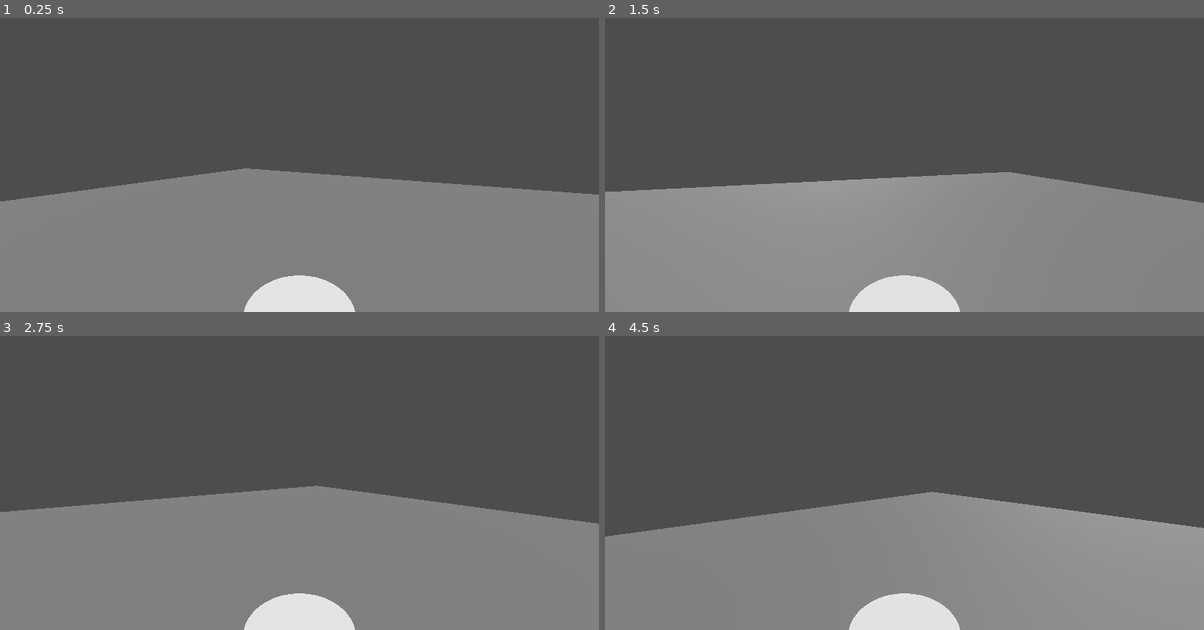
Above: before the commit, frames 1-4 (two rows, left to right).
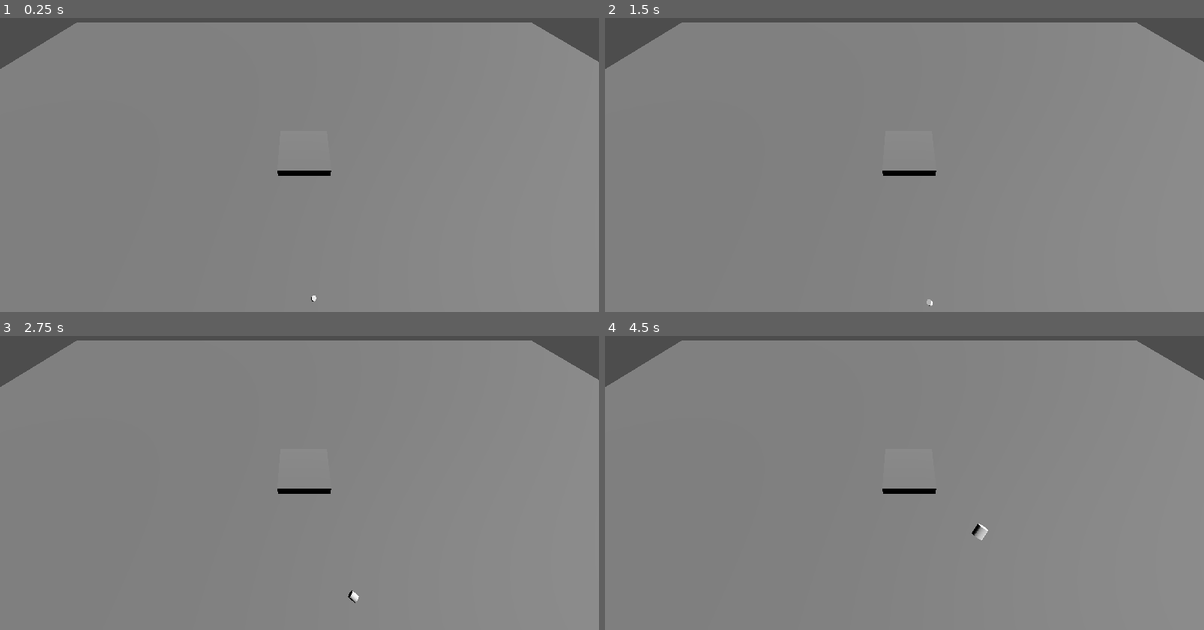
Above: after the commit, the same moments.

Repository: farrellfoobar/GrappleGame
Game: Godot game, scene res://main.tscn
Two runs of this game, one before a commit and one after it. Both use one fixed random seed, a clock stepped at 60 frames per second and the inputs below.
Inputs (mouse positions are in pixels of both pictures, inside the frame that each line leads up to):
- Up to frame 1 (0.25 s): no input
- Up to frame 2 (1.5 s): tap Enter (ui_accept) at 0.5, 0.77, 0.8, 1.07, 1.35 s; move the mouse to (1036, 126) at 0.52 s; hold D (move_right) 0.53-1.28 s; click (1036, 126) at 0.6 s; move the mouse to (784, 162) at 1.27 s; hold S (move_back) from 1.28 s (still down)
- Up to frame 3 (2.75 s): tap Enter (ui_accept) at 1.52, 1.82, 2.3 s; click (179, 480) at 1.55 s; move the mouse to (359, 388) at 2.02 s; release S (move_back) at 2.03 s; hold D (move_right) from 2.03 s (still down); click (359, 388) at 2.1 s
- Up to frame 4 (4.5 s): move the mouse to (874, 530) at 2.77 s; release D (move_right) at 2.78 s; hold W (move_forward) 2.78-3.53 s; click (874, 530) at 2.85 s; tap Enter (ui_accept) at 3.02, 3.32, 3.6, 3.77, 4.07 s; move the mouse to (1084, 512) at 3.52 s; hold A (move_left) from 3.53 s (still down); move the mouse to (724, 412) at 4.27 s; click (724, 412) at 4.35 s

The runs differ from the first frame. In frame 1, 55% of the frame differs, in the area x 0-100%, y 1-100%; in frame 2, 55%; in frame 3, 55%; in frame 4, 58%.

Commit message:
working but entirely too elastic grapple, WIP

Diff:
--- a/main.tscn
+++ b/main.tscn
@@ -6,7 +6,19 @@
 size = Vector3(60, 2, 60)
 
 [sub_resource type="BoxMesh" id="BoxMesh_kyuva"]
-size = Vector3(60, 2, 60)
+size = Vector3(600, 2, 600)
+
+[sub_resource type="SphereShape3D" id="SphereShape3D_f0dxa"]
+
+[sub_resource type="SphereMesh" id="SphereMesh_hkjsm"]
+
+[sub_resource type="BoxShape3D" id="BoxShape3D_6cdip"]
+
+[sub_resource type="BoxMesh" id="BoxMesh_nhfqf"]
+
+[sub_resource type="StandardMaterial3D" id="StandardMaterial3D_2nre2"]
+metallic = 1.0
+metallic_specular = 1.0
 
 [node name="Main" type="Node"]
 
@@ -25,5 +37,24 @@
 [node name="Player" parent="." instance=ExtResource("1_k6bmw")]
 transform = Transform3D(1, 0, 0, 0, 1, 0, 0, 0, 1, 0, 2.1, 0)
 
-[node name="Camera3D" type="Camera3D" parent="Player"]
-transform = Transform3D(-1, 0, -8.74228e-08, 0, 1, 0, 8.74228e-08, 0, -1, 0, 4, -4)
+[node name="grapple_target" type="CollisionShape3D" parent="Player"]
+auto_translate_mode = 2
+transform = Transform3D(1, 0, 0, 0, 1, 0, 0, 0, 1, -3.29433, 142.338, 5.64791)
+top_level = true
+shape = SubResource("SphereShape3D_f0dxa")
+
+[node name="MeshInstance3D" type="MeshInstance3D" parent="Player/grapple_target"]
+transform = Transform3D(1, 0, 0, 0, 1, 0, 0, 0, 1, 0, -43.6054, 0)
+mesh = SubResource("SphereMesh_hkjsm")
+
+[node name="CollisionShape3D" type="CollisionShape3D" parent="."]
+transform = Transform3D(1, 0, 0, 0, 1, 0, 0, 0, 1, -3.29433, 140.456, 5.64791)
+shape = SubResource("BoxShape3D_6cdip")
+
+[node name="MeshInstance3D" type="MeshInstance3D" parent="CollisionShape3D"]
+transform = Transform3D(5, 0, 0, 0, 1, 0, 0, 0, 5, 0, -40.6984, 0)
+mesh = SubResource("BoxMesh_nhfqf")
+surface_material_override/0 = SubResource("StandardMaterial3D_2nre2")
+
+[node name="Camera3D" type="Camera3D" parent="."]
+transform = Transform3D(-4.37114e-08, -0.761538, 0.64812, 0, 0.64812, 0.761538, -1, 3.32879e-08, -2.83302e-08, 10.5125, 117.292, 6.0951)
--- a/project.godot
+++ b/project.godot
@@ -47,3 +47,8 @@
 "events": [Object(InputEventKey,"resource_local_to_scene":false,"resource_name":"","device":-1,"window_id":0,"alt_press …(191 unchanged characters)…
 ]
 }
+grapple={
+"deadzone": 0.5,
+"events": [Object(InputEventMouseButton,"resource_local_to_scene":false,"resource_name":"","device":-1,"window_id":0,"alt_pressed":false,"shift_pressed":false,"ctrl_pressed":false,"meta_pressed":false,"button_mask":0,"position":Vector2(0, 0),"global_position":Vector2(0, 0),"factor":1.0,"button_index":1,"canceled":false,"pressed":false,"double_click":false,"script":null)
+]
+}
--- a/src/player.gd
+++ b/src/player.gd
@@ -2,13 +2,11 @@
 
 
 const SPEED = 5.0
-const JUMP_VELOCITY = 4.5
+const JUMP_VELOCITY = 40
 const SENSITIVITY = 0.01
 
 var player: Node3D
 
-var mouse_x = 0
-var mouse_last_x = 0
 
 func _enter_tree() -> void:
 	player = get_node(".")
@@ -17,17 +15,53 @@
 	impart_gravity(delta)
 	do_look_direction_change()
 	impart_velocity_from_inputs()
+	impart_velocity_from_grapple(delta)
 	move_and_slide() # tell godot to handle the physics
 
+var mouse_x: int      = 0
+var mouse_last_x: int = 0
+var mouse_y: int      = 0
+var mouse_last_y: int = 0
 func do_look_direction_change() -> void:
 	mouse_last_x = mouse_x
+	mouse_last_y = mouse_y
 	mouse_x = get_viewport().get_mouse_position().x
-	var mouse_delta = mouse_last_x - mouse_x
-	player.rotate(Vector3(0, 1, 0), mouse_delta*SENSITIVITY)
+	mouse_y = get_viewport().get_mouse_position().y
+	var mouse_x_delta: int = mouse_last_x - mouse_x
+	var mouse_y_delta: int = mouse_last_y - mouse_y
+	player.rotate(Vector3(0, 1, 0), mouse_x_delta*SENSITIVITY)
+	player.rotate_object_local(Vector3(1, 0, 0), mouse_y_delta*SENSITIVITY)
 
 func impart_velocity_from_inputs() -> void:
 	impart_jump()
 	impart_cardinal_movement()
+
+var is_grappled: bool          = false
+var grapple_rest_length: float = 0
+var grapple_extension: float   = 0
+var pull_vector: Vector3
+var tension_force: Vector3
+func impart_velocity_from_grapple(delta: float) -> void:
+	if(is_grappled):
+		pull_vector = get_grapple_path().normalized()
+		grapple_extension = get_grapple_path().length() - grapple_rest_length
+		if(grapple_extension > 0):
+			tension_force = get_grapple_path() * (get_gravity().length()/get_grapple_path().length())
+			tension_force = tension_force * (1 + sin(pull_vector.angle_to(get_gravity())))
+			#print("t, e: ", tension_force.y, ", ", grapple_extension, ", ", grapple_rest_length)
+			velocity += tension_force * delta * grapple_extension
+
+	if Input.is_action_just_pressed("grapple"):
+		grapple_rest_length = get_grapple_path().length()
+		is_grappled = true
+
+	if Input.is_action_just_released("grapple"):
+		is_grappled = false
+
+
+func get_grapple_path() -> Vector3:
+	var grapple_target: Vector3 = get_node("grapple_target").global_position;
+	return grapple_target - player.global_position
 
 func impart_gravity(delta: float):
 	if not is_on_floor():
@@ -35,15 +69,15 @@
 
 func impart_jump():
 	if Input.is_action_just_pressed("ui_accept") and is_on_floor():
-		velocity.y = JUMP_VELOCITY
+		velocity.y += JUMP_VELOCITY
 
 func impart_cardinal_movement():
 	var input_dir := Input.get_vector("move_left", "move_right", "move_back", "move_forward")
 	var direction := (player.transform.basis * Vector3(-input_dir.x, 0, input_dir.y)).normalized()
 
-	if direction:
+	if direction and is_on_floor:
 		velocity.x = direction.x * SPEED
 		velocity.z = direction.z * SPEED
-	else:
+	elif(!is_grappled && is_on_floor()):
 		velocity.x = move_toward(velocity.x, 0, SPEED)
 		velocity.z = move_toward(velocity.z, 0, SPEED)
Not shown: 1 places in main.tscn that only renumber resources
